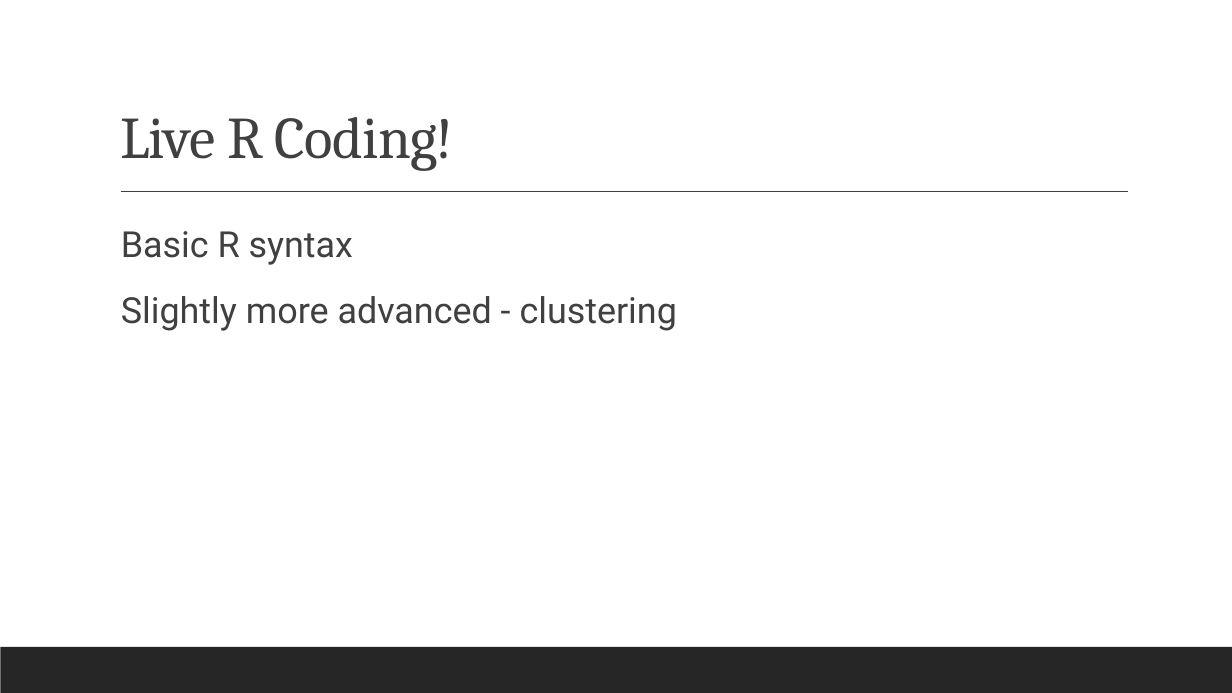
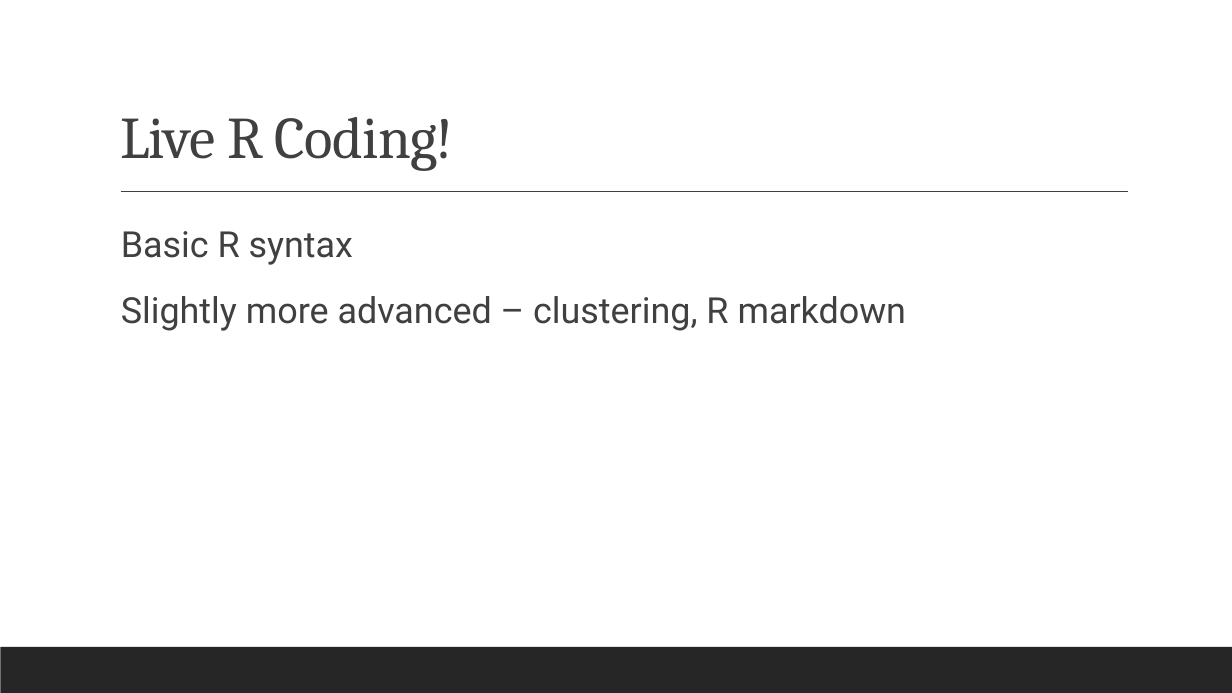
Before and after one commit to ou-artificial/OUAIxOUSACM-IntroToR, a slide deck: slide 6 of presentation/IntroToR.pptx. Drawn at 1232x693 pixels with LibreOffice and Linux fonts; fonts in the diff are those of the drawing. Boxes give left, top, right and bottom in pixels: in the first picture for what was removed or moved away, otherwise in the second. Text is boxed around its words. In the diff, an @@ line names an element or a change of style, - is before the commit and + after.

Commit message:
Update ppt

```diff
--- a/presentation/IntroToR.pptx
+++ b/presentation/IntroToR.pptx
@@ text at (x1=121, y1=296, x2=907, y2=331): text changed @@
-  Slightly more advanced - clustering
+  Slightly more advanced – clustering, R markdown
```
